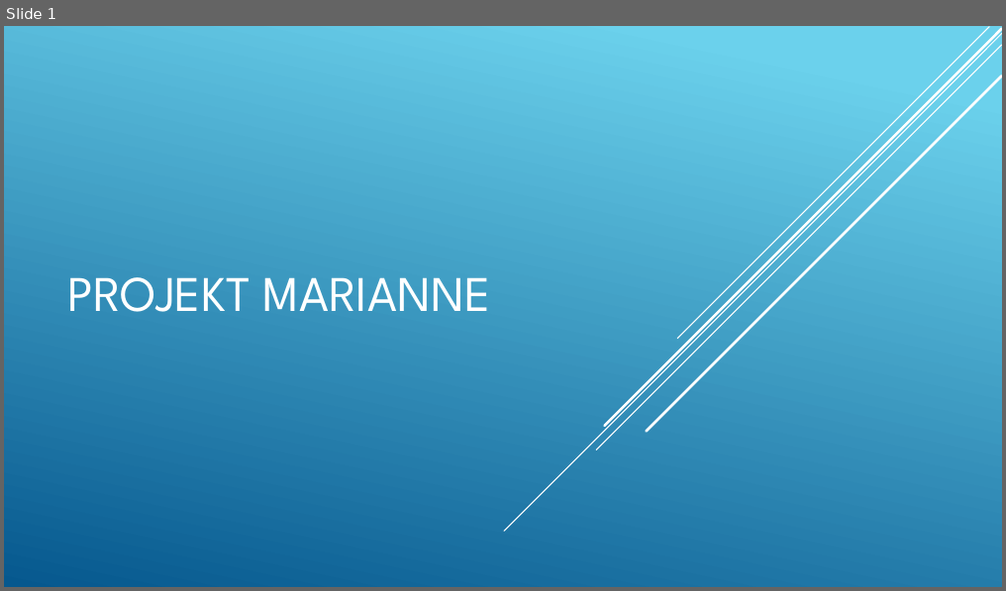
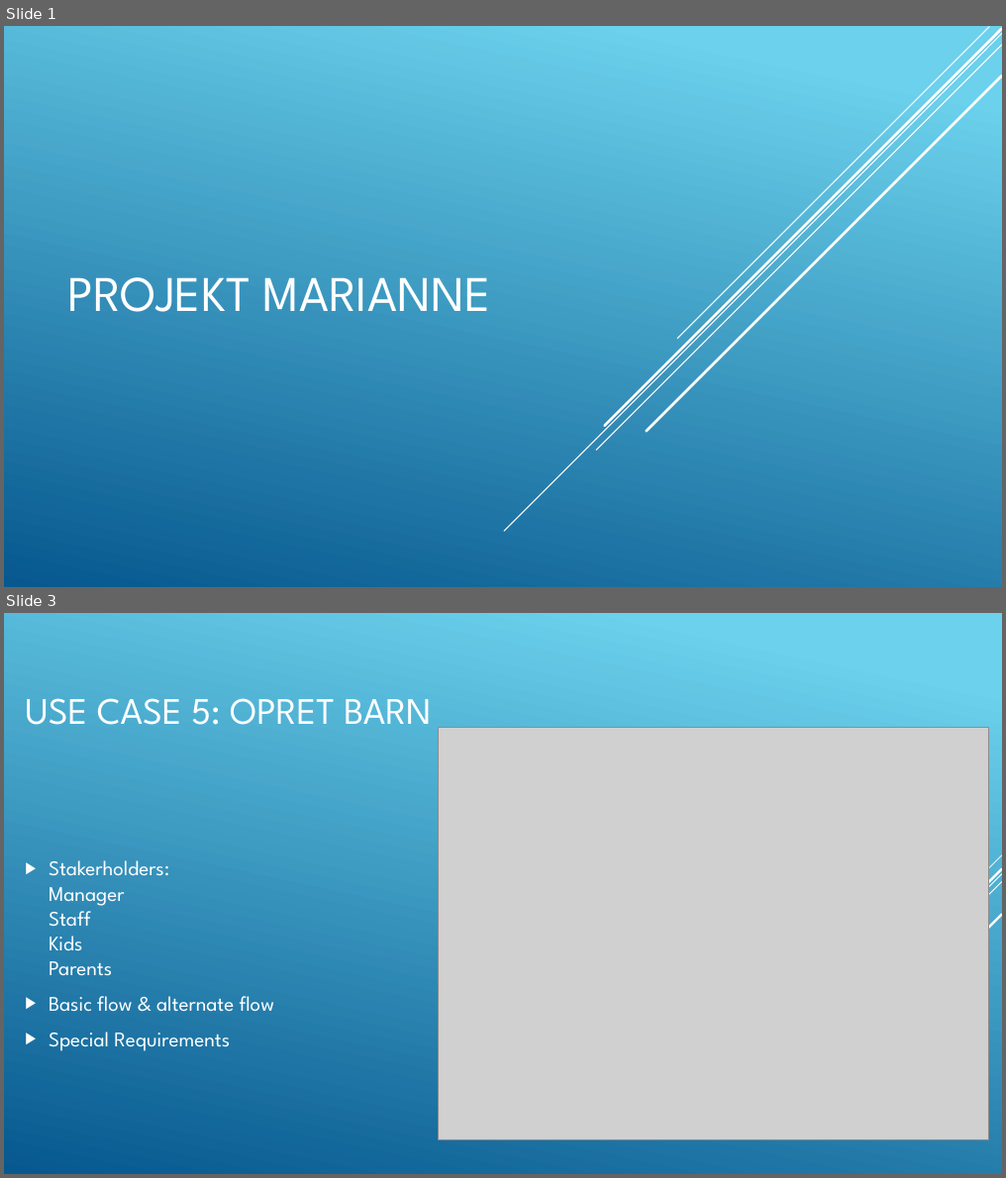
Before and after one commit to DoctorDahl/ProjektMarianne, a slide deck: Design/PowerPoint/Projekt Marianne.pptx. Shown one above the other, each under a label of ours: slide 1 before the commit, slides 1 and 3 after it; the slides between them are not shown. The pictures are 1006x591 and 1006x1178 pixels, drawn with LibreOffice and Linux fonts; fonts in the diff are those of the drawing; grey boxes stand for pictures. Boxes give left, top, right and bottom in pixels: in the first picture for what was removed or moved away, otherwise in the second. Text is boxed around its words. In the diff, an @@ line names an element or a change of style, - is before the commit and + after.

```diff
--- a/Design/PowerPoint/Projekt Marianne.pptx
+++ b/Design/PowerPoint/Projekt Marianne.pptx
@@ slide 3 added at <box>4,613,1002,1174</box>, background gradient #6ED2EB to #06588E @@
@@ title added at <box>25,698,431,725</box>, 36 pt, text #FFFFFF @@
+USE CASE 5: OPRET BARN
@@ picture added at <box>439,728,988,1140</box> @@
@@ text added at <box>49,861,274,1052</box>, 20 pt, text #FFFFFF @@
+▶ Stakerholders:
+  Manager
+  Staff
+  Kids
+  Parents
+▶ Basic flow & alternate flow
+▶ Special Requirements
@@ group added at <box>757,856,1002,1118</box>: 5 lines @@
```
Also in this commit, not shown: 1 other slide added.
